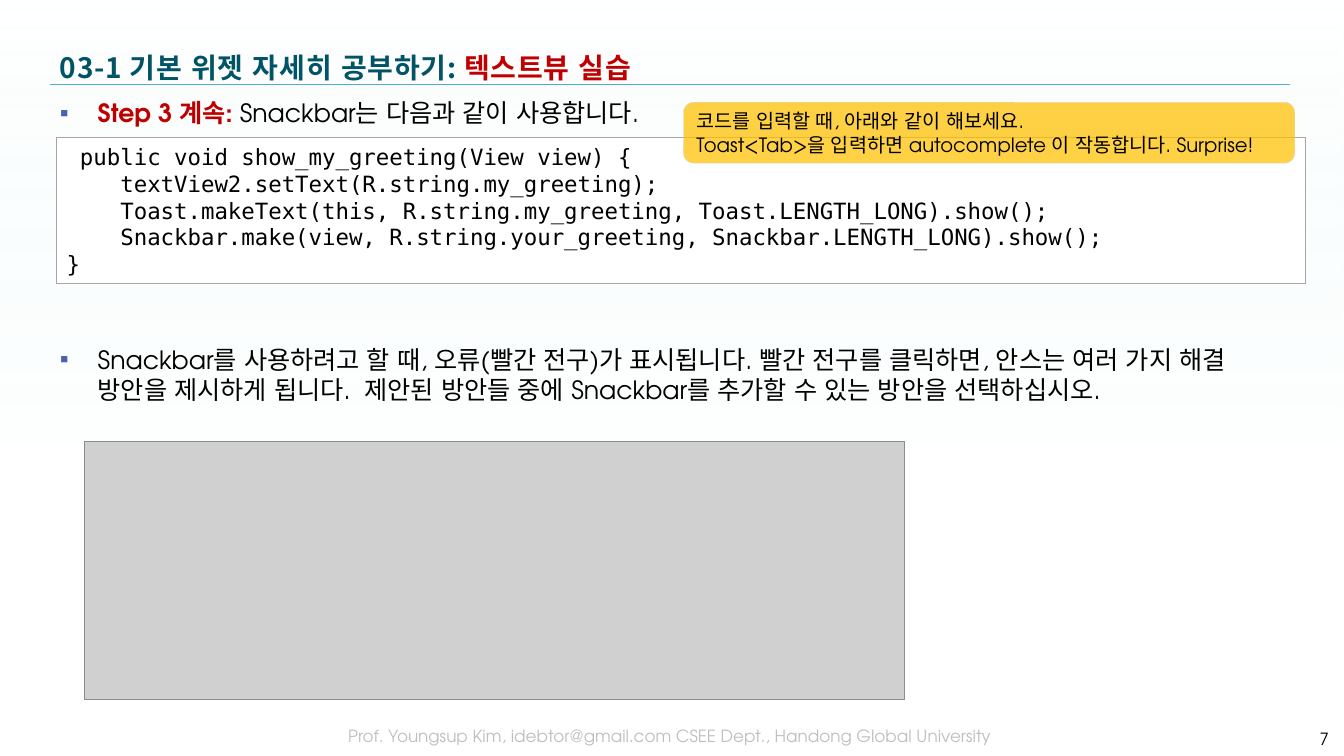
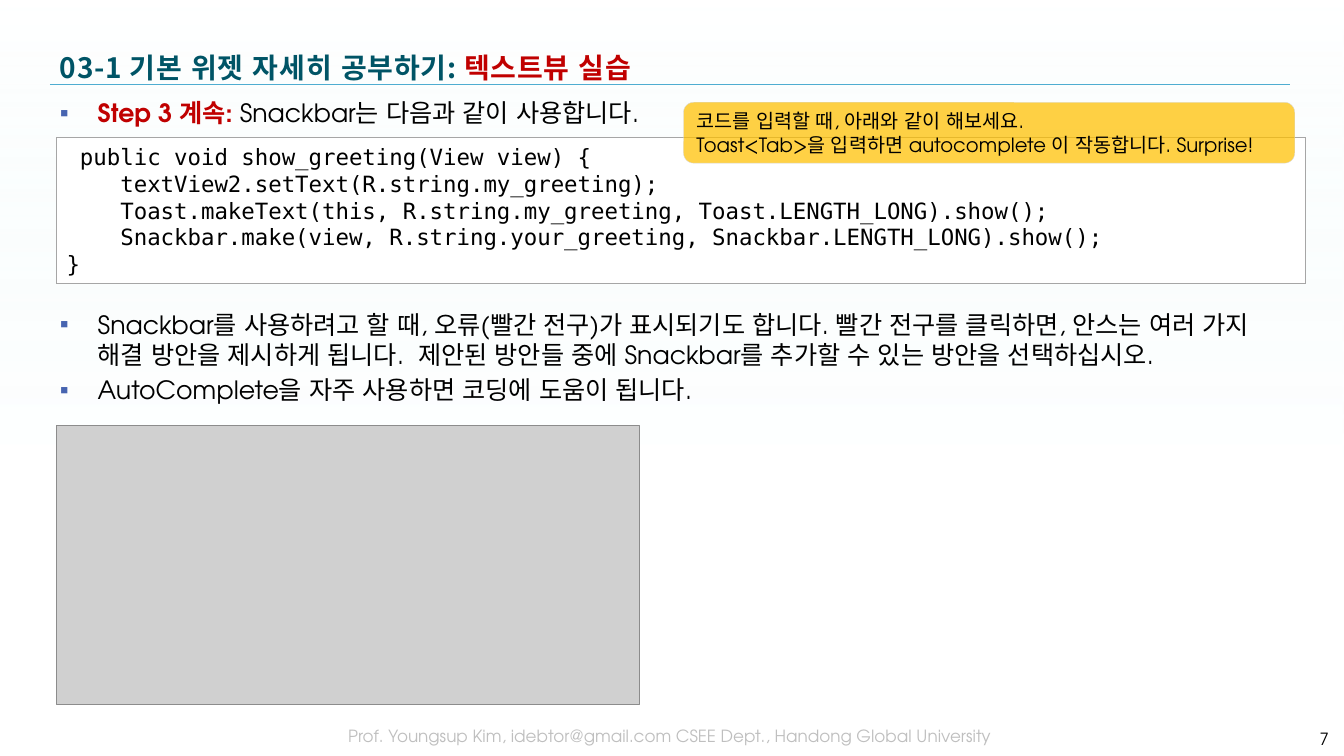
Before and after one commit to tae7841/HuStarAS, a slide deck: slide 7 of ppts/03Widget.pptx. Drawn at 1344x756 pixels with LibreOffice and Linux fonts; fonts in the diff are those of the drawing; grey boxes stand for pictures; background and template pictures are left out. Boxes give left, top, right and bottom in pixels: in the first picture for what was removed or moved away, otherwise in the second. Text is boxed around its words. In the diff, an @@ line names an element or a change of style, - is before the commit and + after.

Commit message:
up

```diff
--- a/ppts/03Widget.pptx
+++ b/ppts/03Widget.pptx
@@ text in rectangle at (80,148,564,171): text changed @@
-public void show_my_greeting(View view) {
+public void show_greeting(View view) {
@@ text at (98,313,1249,404): text changed @@
-▪ Snackbar를 사용하려고 할 때, 오류(빨간 전구)가 표시됩니다. 빨간 전구를 클릭하면, 안스는 여러 가지 해결 방안을 제시하게 됩니다. 제안된 방안들 중에 Snackbar를 추가할 수 있는 방안을 선택하십시오.
+▪ Snackbar를 사용하려고 할 때, 오류(빨간 전구)가 표시되기도 합니다. 빨간 전구를 클릭하면, 안스는 여러 가지 해결 방안을 제시하게 됩니다. 제안된 방안들 중에 Snackbar를 추가할 수 있는 방안을 선택하십시오.
+▪ AutoComplete을 자주 사용하면 코딩에 도움이 됩니다.
@@ picture: place and size @@
-picture at (85,442,904,700)
+picture at (56,425,639,705)
```
Also in this commit, not shown: 4 other slides changed.
